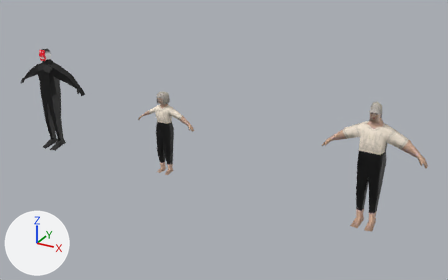
One commit to the FBX model Assets/GameElements/NPCs/LowPolyNPCs.fbx: the scene before it, then after it.
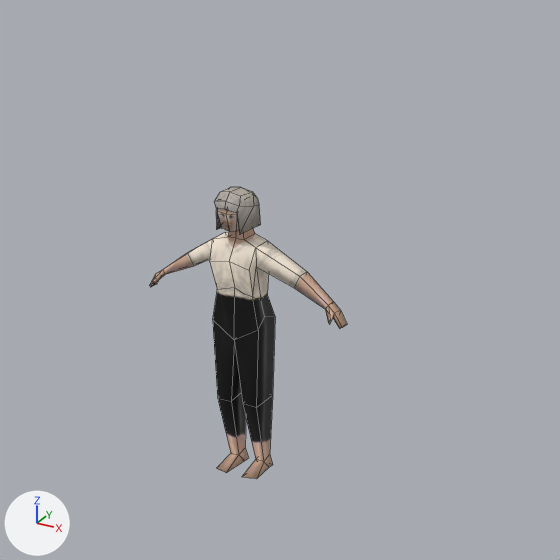
Each version appears first whole from a 50 mm camera at (5.79, -8.36, 5.09) aimed at (1.11, 0.16, 0.83), and next in a close-up on the part from 21% to 57% of the width and 14% to 71% of the height. The lights are fixed; the arrows at lower left show +X, +Y and +Z. The close-ups show mesh edges as thin lines.

The first close-up shows 'VictorianGirlMesh'.
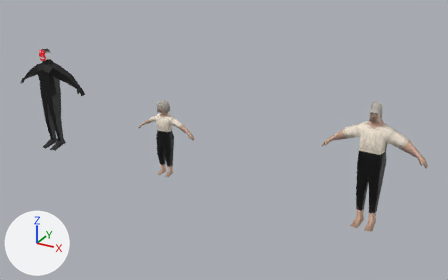
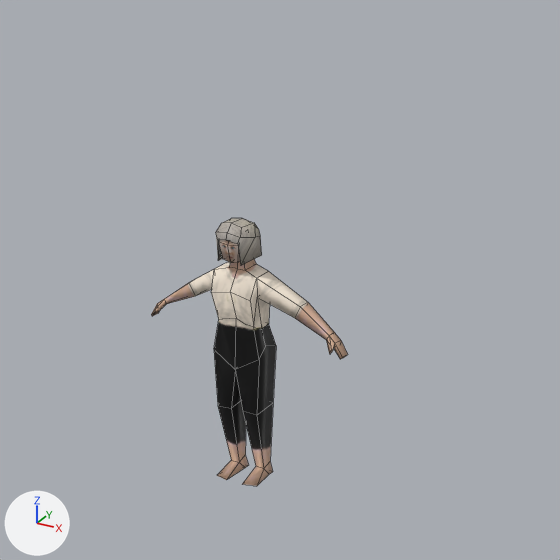
The edits, one by one:
me_cube_005 is used by ob_victoriangirlmesh; location (0.0, 0.0, 0.0).
me_cube_005 had 157 vertices, 150 faces and spanned x -0.58..0.58, y -0.14..0.1, z 0.04..1.56.
me_cube_005 now has 157 vertices, 150 faces and spans x -0.58..0.58, y -0.14..0.1, z 0.0..1.4.
me_cube_005 part 1: the loose piece of 26 vertices spanning x -0.1..0.1, y -0.11..0.09, z 1.36..1.56 is moved by (0.0, 0.0, -0.16).
me_cube_005 part 2: 103 of the vertices in x -0.58..0.58, y -0.11..0.1, z 0.78..1.54 are moved by (0.0, 0.0, -0.16).
me_cube_005 part 3: all 28 vertices in x -0.13..0.13, y -0.14..0.06, z 0.04..0.46 are moved by (0.0, 0.0, -0.04).

Boxes [x1, y1, x2, y2] around the edits, measured in the close-ups (560 x 560 px; the box of a moved part takes in the faces that stretch with it):
'VictorianGirlMesh', reshaped (8% shorter)
    before: [149, 187, 347, 479]
    after: [151, 218, 348, 486]
part 1 of me_cube_005, moved or reshaped
    before: [214, 187, 261, 235]
    after: [216, 218, 262, 265]
part 2 of me_cube_005, moved or reshaped
    before: [149, 209, 347, 340]
    after: [151, 240, 348, 370]
part 3 of me_cube_005, moved or reshaped
    before: [213, 316, 275, 479]
    after: [214, 346, 276, 486]
